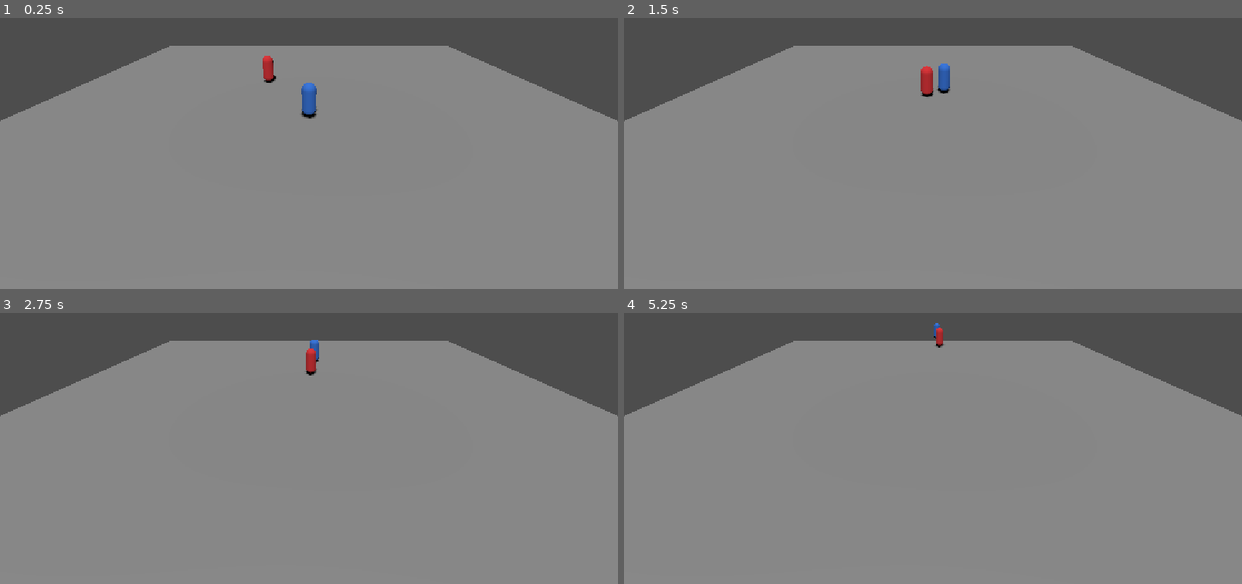
Above: before the commit, frames 1-4 (two rows, left to right).
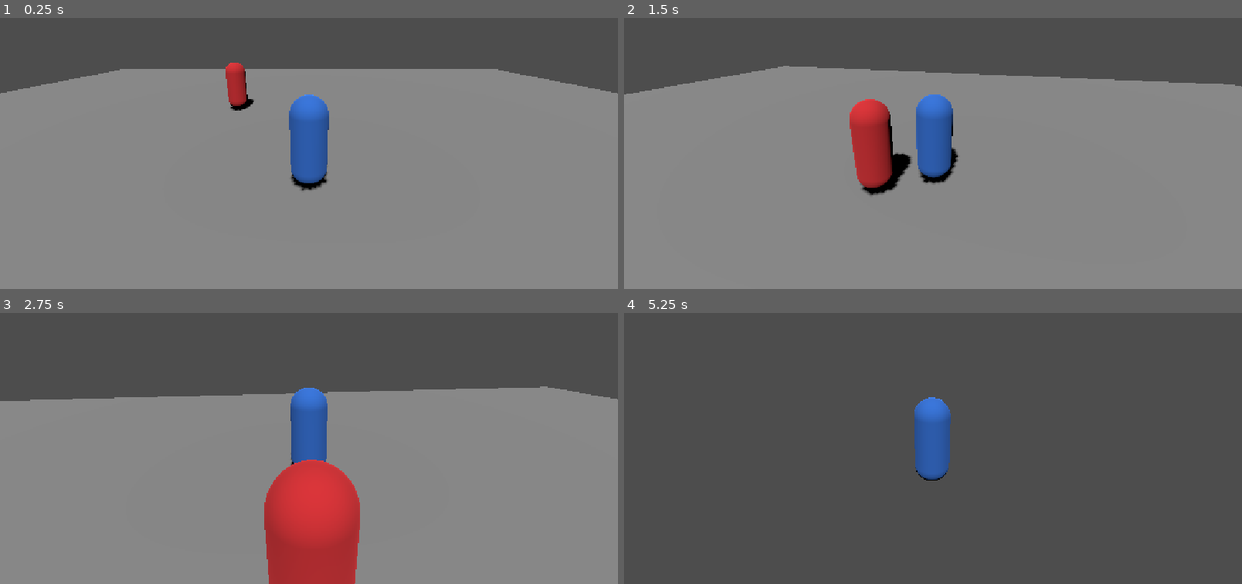
Above: after the commit, the same moments.

Repository: Panteve/Parcial-2--godot-3d
Game: Godot game, scene res://Nivel.tscn
The game is run twice, just before and just after one commit, with the same random seed, the same clock (stepped at 60 frames per second) and the same inputs.
Inputs (mouse positions are in pixels of both pictures, inside the frame that each line leads up to):
- Up to frame 1 (0.25 s): no input
- Up to frame 2 (1.5 s): move the mouse to (963, 112) at 0.52 s; hold W (move_up) from 0.53 s (still down); tap E (accion) at 0.6, 1.35 s; tap Space (saltar) at 0.77 s; move the mouse to (902, 115) at 1.27 s
- Up to frame 3 (2.75 s): keep holding W (move_up); tap Space (saltar) at 1.52 s; move the mouse to (321, 405) at 2.02 s; tap E (accion) at 2.1 s
- Up to frame 4 (5.25 s): keep holding W (move_up); move the mouse to (926, 415) at 2.77 s; tap E (accion) every 0.75 s from 2.85 to 5.1 s; tap Space (saltar) at 3.02, 3.77, 4.52 s; move the mouse to (976, 413) at 3.52 s; move the mouse to (883, 405) at 4.27 s; move the mouse to (939, 410) at 5.02 s

The runs differ from the first frame. In frame 1, 9.1% of the frame differs, in the area x 0-100%, y 10-64%; in frame 2, 12%; in frame 3, 21%; in frame 4, 82%, in the area x 0-100%, y 3-100%.

Commit message:
punto 4 arreglo del bug de la camara

Diff:
--- a/Nivel.tscn
+++ b/Nivel.tscn
@@ -19,10 +19,10 @@
 transform = Transform3D(-0.92794913, -0.37191513, -0.024023443, 0.18860032, -0.5242783, 0.8304064, -0.3214092, 0.76602006, 0.5566953, 0, 5, 0)
 shadow_enabled = true
 
-[node name="CamaraFija" type="Camera3D" parent="." unique_id=1983634112]
-transform = Transform3D(1, 0, 0, 0, 0.866, 0.5, 0, -0.5, 0.866, 0, 6, 10)
+[node name="Jugador" parent="." unique_id=514314760 groups=["player"] instance=ExtResource("1_jug")]
 
-[node name="Jugador" parent="." unique_id=514314760 groups=["player"] instance=ExtResource("1_jug")]
+[node name="CamaraFija" type="Camera3D" parent="Jugador" unique_id=1983634112]
+transform = Transform3D(1, 0, 0, 0, 0.86601907, 0.500011, 0, -0.500011, 0.86601907, 0, 6, 10)
 
 [node name="Enemigo" parent="." unique_id=1743107430 instance=ExtResource("2_ene")]
 transform = Transform3D(1, 0, 0, 0, 1, 0, 0, 0, 1, -3, 0, -5)
